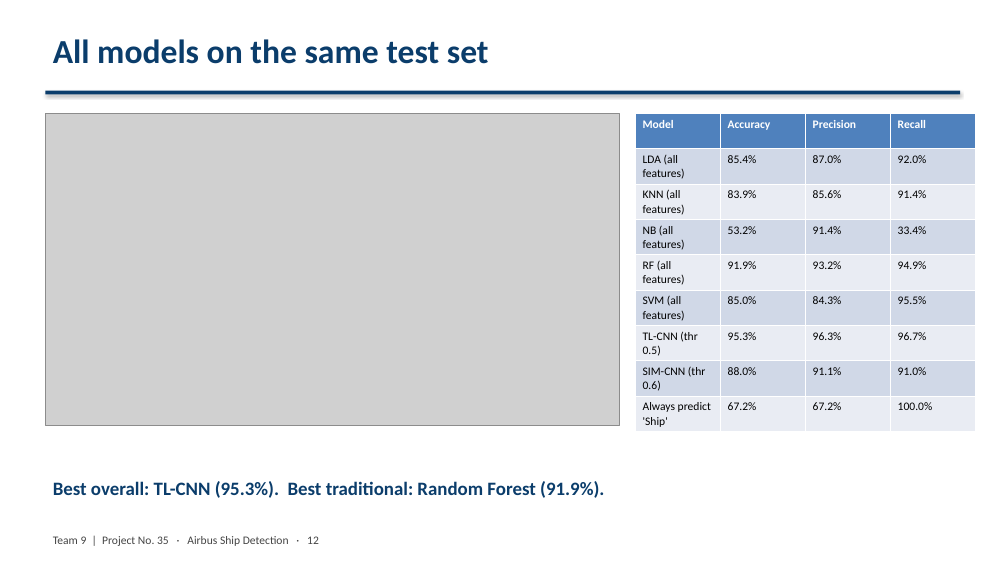
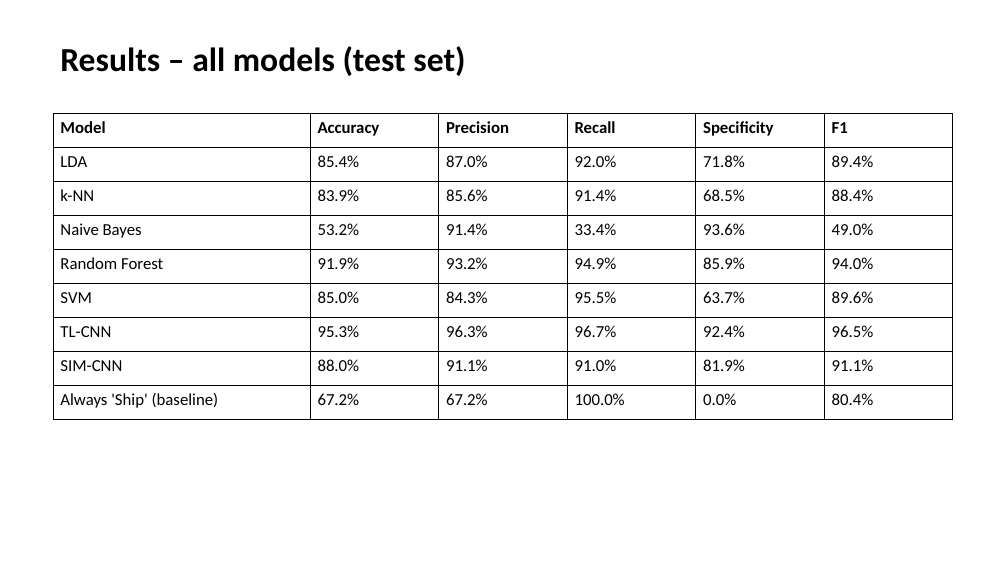
Before and after one commit to satvik1507-hehe/airbus-ship-detection, a slide deck: slide 6 of docs/Team9_Project35_Slides.pptx (slide 12 before the commit). Drawn at 1008x567 pixels with LibreOffice and Linux fonts; fonts in the diff are those of the drawing; grey boxes stand for pictures. Boxes give left, top, right and bottom in pixels: in the first picture for what was removed or moved away, otherwise in the second. Text is boxed around its words. In the diff, an @@ line names an element or a change of style, - is before the commit and + after.

```diff
--- a/docs/Team9_Project35_Slides.pptx
+++ b/docs/Team9_Project35_Slides.pptx
@@ text at (x1=60, y1=46, x2=465, y2=76): text changed; text colour #0B3D6B to #000000 @@
-All models on the same test set
+Results – all models (test set)
@@ rectangle removed at (x1=45, y1=91, x2=960, y2=95) @@
@@ picture removed at (x1=45, y1=113, x2=620, y2=426) @@
@@ table at (x1=53, y1=113, x2=953, y2=420) @@
-column 1: Model | LDA (all features) | KNN (all features) | NB (all features) | RF (all features) | SVM (all features) | TL-CNN (thr 0.5) | SIM-CNN (thr 0.6) | Always predict 'Ship'
+column 1: Model | LDA | k-NN | Naive Bayes | Random Forest | SVM | TL-CNN | SIM-CNN | Always 'Ship' (baseline)
+column 5: Specificity | 71.8% | 68.5% | 93.6% | 85.9% | 63.7% | 92.4% | 81.9% | 0.0%
+column 6: F1 | 89.4% | 88.4% | 49.0% | 94.0% | 89.6% | 96.5% | 91.1% | 80.4%
@@ table resized from (x1=635, y1=113, x2=974, y2=431) to (x1=53, y1=113, x2=953, y2=420) @@
@@ text removed at (x1=53, y1=481, x2=604, y2=498) @@
-Best overall: TL-CNN (95.3%). Best traditional: Random Forest (91.9%).
@@ text removed at (x1=53, y1=536, x2=319, y2=546) @@
-Team 9 | Project No. 35 · Airbus Ship Detection · 12
```
Also in this commit, not shown: 4 other slides changed, 2 slides added, 10 slides removed, 12 other files.
